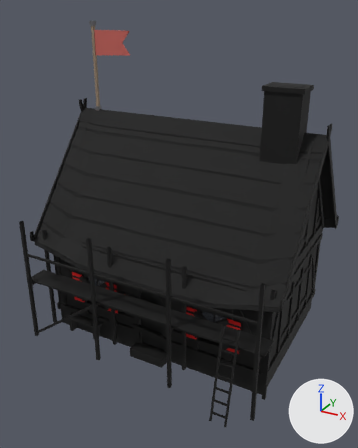
Renders of the glTF model game/assets/modelle/gebaeude/neubau/wohnhaus_elb_s1_g2.glb from each side of a commit.
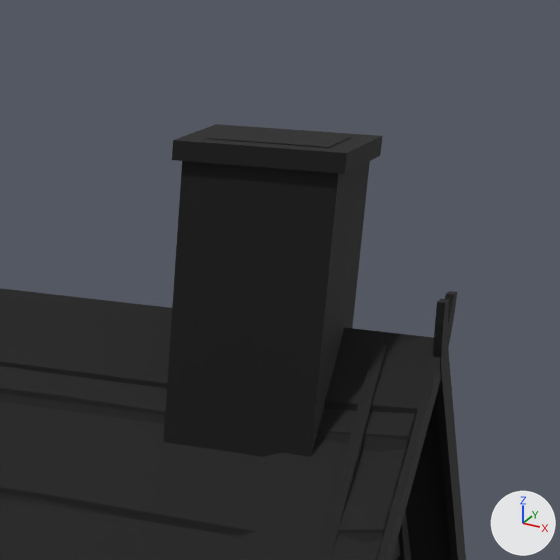
The first picture shows the older version from a camera (50 mm lens) standing at (6.55, -12.83, 9.49) and looking at (0.08, -1.07, 3.61). The close-ups show the older and then the newer version on the part from 61% to 100% of the width and 11% to 42% of the height of that picture. Only the edits that show in the close-ups are written down. Every picture has the same lights, and +X, +Y and +Z are marked at lower right. Vertices at exactly the same position are counted once.

Objects in the first close-up: 'Dach', 'Haus'.
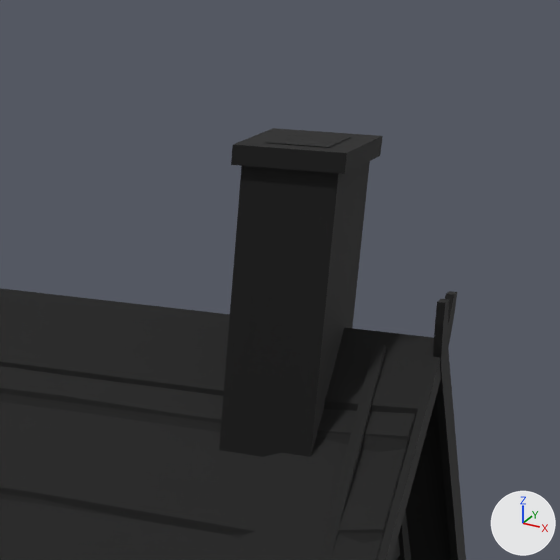
The change, as JSON lines over the scene's bpy script:
```json
{"block": "me_haus", "where": "me_haus.from_pydata(...)  # 2321 vertices, 2528 faces; spans x -3.59..3.58, y -2.98..2.87, z -0.12..7.68"}
{"block": "me_haus", "where": "# used by ob_haus; location = (0.0, 0.0, 0.0)"}
{"block": "me_haus", "change": "me_haus part 1: all 16 vertices in x 2.25..2.4, y -0.75..0.05, z 5.74..7.68 are moved by (0.38, 0.0, 0.0)"}
```

What differs and where, as boxes (x1, y1, x2, y2) in the close-ups (560 x 560 px; the box of a moved part takes in the faces that stretch with it):
```json
{"object": "Haus", "change": "reshaped", "before": [163, 124, 411, 560], "after": [219, 128, 411, 560]}
{"part": 1, "of": "me_haus", "change": "moved or reshaped", "before": [163, 124, 274, 450], "after": [219, 128, 274, 450]}
```
